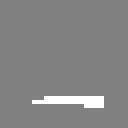
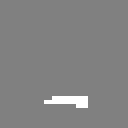
Revision of a layered 128px x 128px image; what changed, layer by layer:
painted on "Layer 3" over [32, 96, 104, 108]
